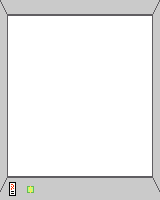
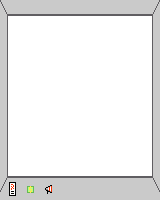
Layers edited between the first and the second 160×200 image:
added layer "Megaphone Sprite" above "Money Sprite" over (45, 185, 52, 194)
